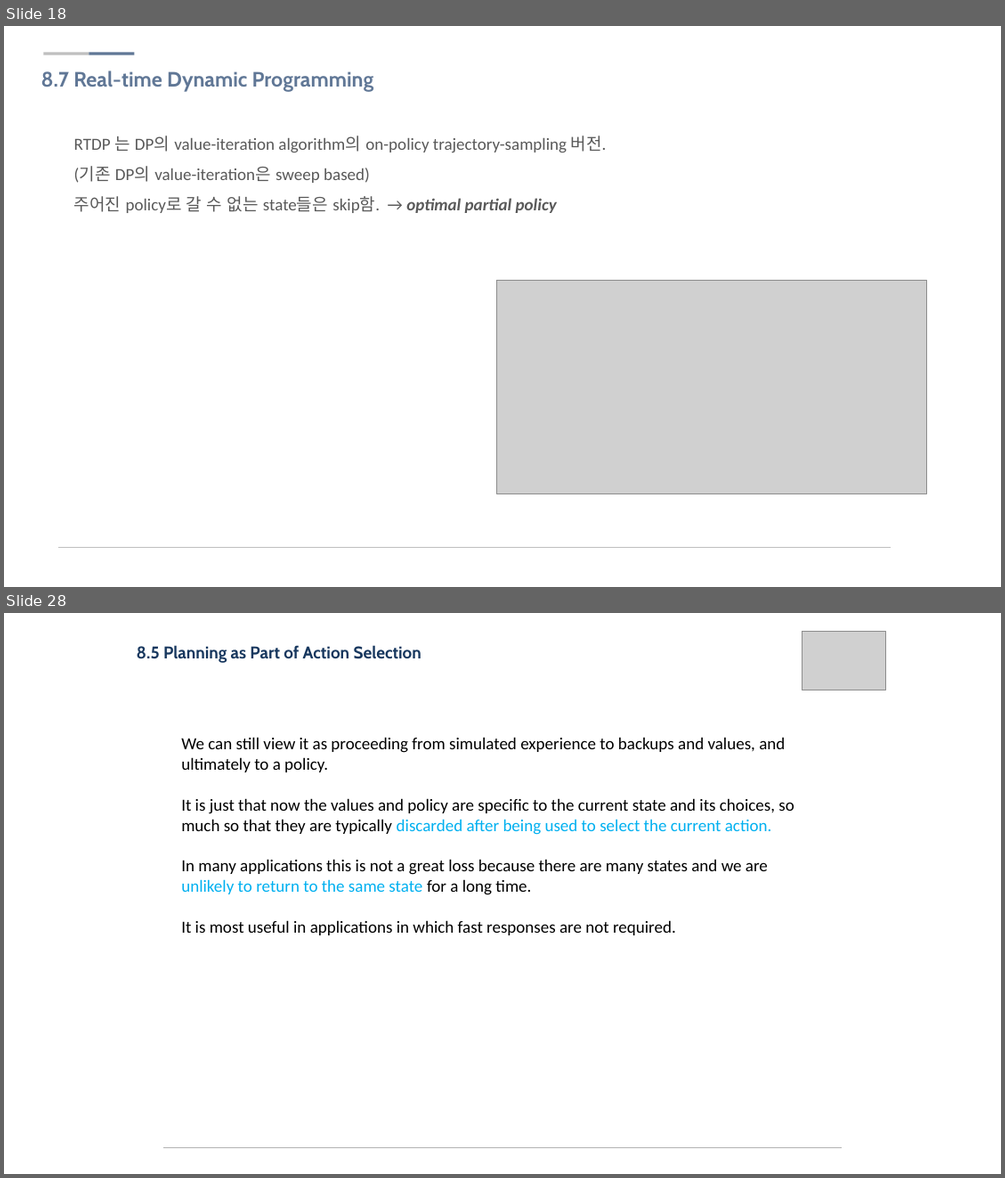
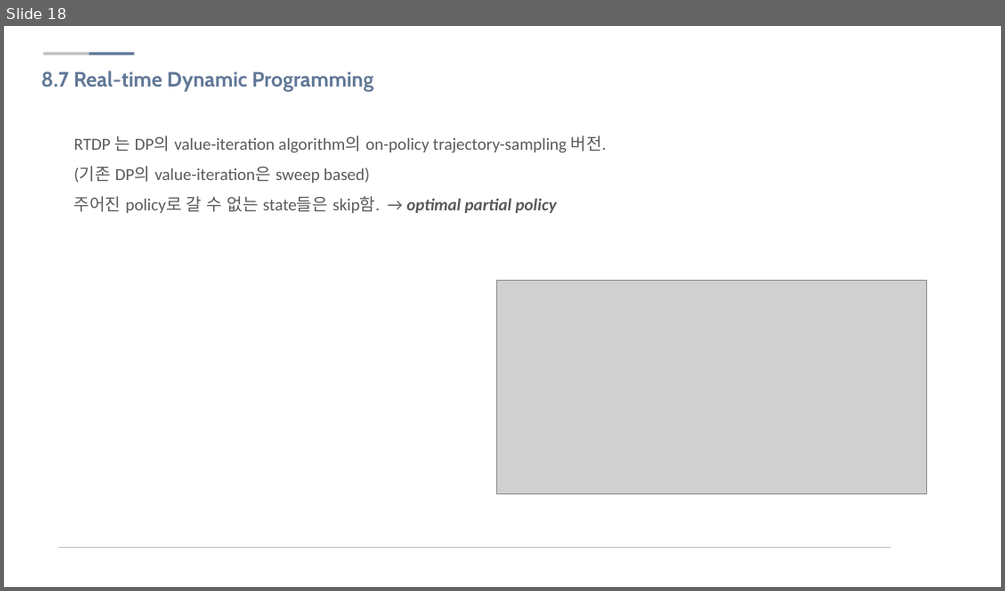
Before and after one commit to sjsong08/IDEALab_study, a slide deck: Reinforcement Learning/RL 08.pptx. Shown one above the other, each under a label of ours: slides 18 and 28 before the commit, slide 18 after it; the slides between them are not shown. The pictures are 1005x1178 and 1005x591 pixels, drawn with LibreOffice and Linux fonts; fonts in the diff are those of the drawing; grey boxes stand for pictures; background and template pictures are left out. Boxes give left, top, right and bottom in pixels: in the first picture for what was removed or moved away, otherwise in the second. Text is boxed around its words. In the diff, an @@ line names an element or a change of style, - is before the commit and + after.

```diff
--- a/Reinforcement Learning/RL 08.pptx
+++ b/Reinforcement Learning/RL 08.pptx
@@ slide 28 removed at [4,613,1001,1174], background #FFFFFF @@
@@ picture removed at [802,632,885,690] @@
@@ text removed at [137,645,421,663] @@
-8.5 Planning as Part of Action Selection
@@ text removed at [181,737,793,935] @@
-We can still view it as proceeding from simulated experience to backups and values, and ultimately to a policy.
-It is just that now the values and policy are specific to the current state and its choices, so much so that they are typically discarded after being used to select the current action.
-In many applications this is not a great loss because there are many states and we are unlikely to return to the same state for a long time.
-It is most useful in applications in which fast responses are not required.
@@ freeform shape removed at [163,1147,841,1147] @@
```
Also in this commit, not shown: 10 slides changed, 11 other slides removed, 2 other files.
